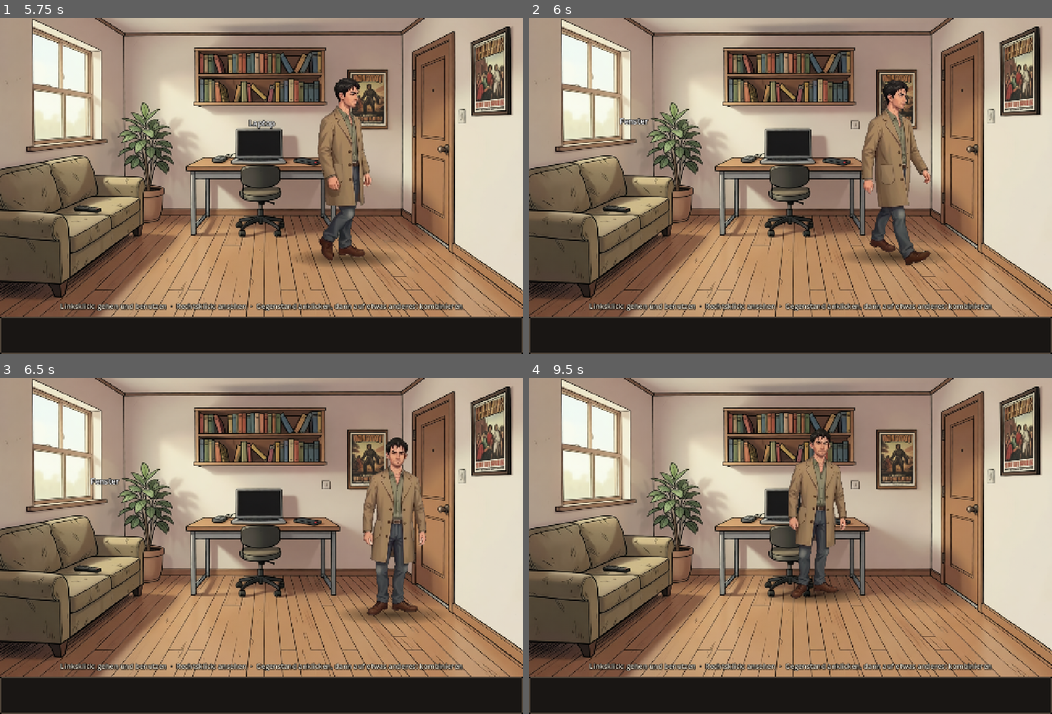
Above: before the commit, frames 1-4 (two rows, left to right).
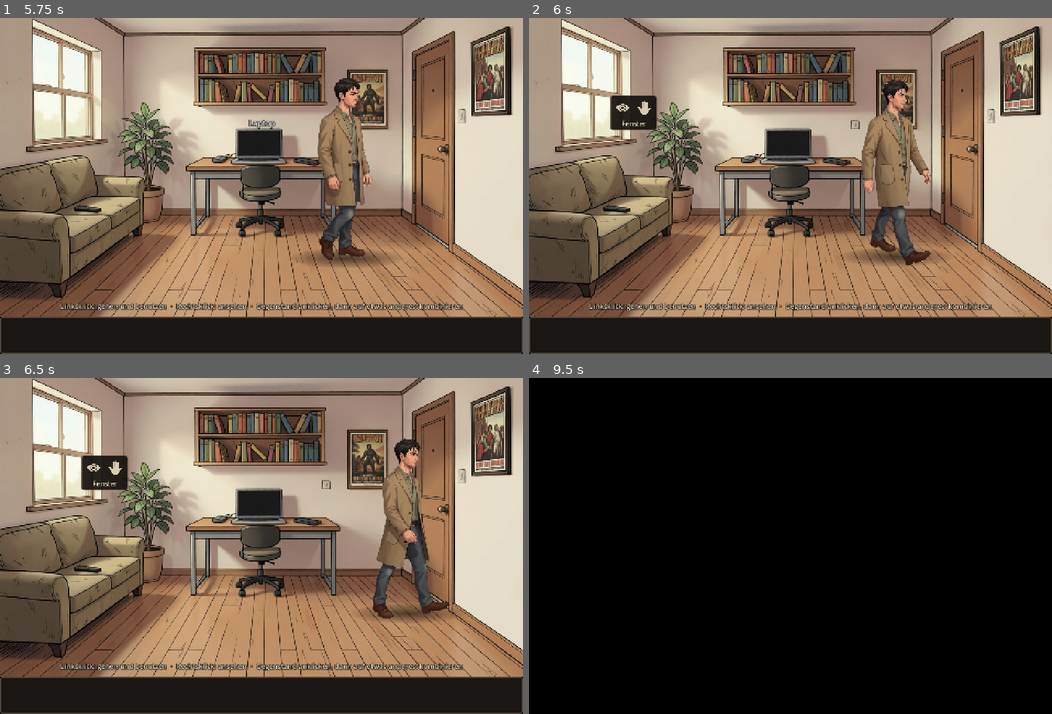
Above: after the commit, the same moments.

Repository: StefanMenne/kyphi
Game: Godot game, scene res://game/main.tscn
The game is run twice, just before and just after one commit, with the same random seed, the same clock (stepped at 60 frames per second) and the same inputs.
Inputs (mouse positions are in pixels of both pictures, inside the frame that each line leads up to):
- Up to frame 1 (5.75 s): click "Neues Spiel" at 0.5 s; tap Enter at 1.25 s; move the mouse to (376, 169) at 1.27 s; click (376, 169) at 1.42 s; move the mouse to (156, 202) at 2.02 s; click (156, 202) at 2.17 s; move the mouse to (313, 112) at 2.77 s; click (313, 112) at 2.92 s; tap Space at 3.5 s; move the mouse to (235, 253) at 3.52 s; click (235, 253) at 3.67 s; move the mouse to (418, 236) at 4.27 s; click (418, 236) at 4.42 s; tap Escape at 4.9 s; click "Weiterspielen" at 5 s
- Up to frame 2 (6 s): move the mouse to (633, 135) at 5.77 s; click (633, 135) at 5.92 s
- Up to frame 3 (6.5 s): no input
- Up to frame 4 (9.5 s): click (623, 468) at 6.52 s; move the mouse to (816, 546) at 7.27 s; click (816, 546) at 7.42 s; move the mouse to (712, 462) at 8.02 s; click (712, 462) at 8.17 s; move the mouse to (905, 529) at 8.77 s; click (905, 529) at 8.92 s

Frame 1 is identical in both runs. In frame 2, 1.1% of the frame differs, in the area x 15-77%, y 19-70%; in frame 3, 5.2%; in frame 4, 98%, in the area x 0-100%, y 0-100%.

Commit message:
Action menus with verb icons for hotspots and inventory
Left click on an object, person or inventory item opens a small menu:
look plus use, take or talk. Doors and passages are used directly.

Co-Authored-By: Claude Opus 5.5 <noreply@anthropic.com>

Diff:
--- a/assets/catalog.json
+++ b/assets/catalog.json
@@ -1092,5 +1092,26 @@
     }
    }
   }
+ },
+ "ui": {
+  "verbs": {
+   "look": {
+    "name": "Ansehen",
+    "icon": "ui/verb_look.png"
+   },
+   "use": {
+    "name": "Benutzen",
+    "icon": "ui/verb_use.png"
+   },
+   "talk": {
+    "name": "Sprechen",
+    "icon": "ui/verb_talk.png"
+   },
+   "take": {
+    "name": "Nehmen",
+    "icon": "ui/verb_take.png"
+   }
+  },
+  "note": "Verb-Icons fürs Aktionsmenü: weiße Glyphe mit Alpha, im Spiel eingefärbt"
  }
 }
--- a/assets/provenance.json
+++ b/assets/provenance.json
@@ -1155,5 +1155,39 @@
     }
    }
   }
+ },
+ "ui": {
+  "verb_look": {
+   "tool": "flux2-klein",
+   "job_id": "1b2173dede50",
+   "seed": 100,
+   "size": "512x512",
+   "prompt": "A single simple user-interface icon of a human eye, bold warm cream-white glyph with clean thick strokes, flat, no shading, centered, generous margin, pure solid black background, no text, no frame",
+   "post": "Helligkeit als Alphakanal (Glyphe weiß), zugeschnitten, quadratisch auf 96x96 skaliert"
+  },
+  "verb_use": {
+   "tool": "flux2-klein",
+   "job_id": "a3c541ae7d1d",
+   "seed": 200,
+   "size": "512x512",
+   "prompt": "A single simple user-interface icon of an open hand with the palm facing forward, reaching out to use something, bold warm cream-white glyph with clean thick strokes, flat, no shading, centered, generous margin, pure solid black background, no text, no frame",
+   "post": "Helligkeit als Alphakanal (Glyphe weiß), zugeschnitten, quadratisch auf 96x96 skaliert"
+  },
+  "verb_talk": {
+   "tool": "flux2-klein",
+   "job_id": "22d9c8fd8c4a",
+   "seed": 300,
+   "size": "512x512",
+   "prompt": "A single simple user-interface icon of a speech bubble with three dots inside, bold warm cream-white glyph with clean thick strokes, flat, no shading, centered, generous margin, pure solid black background, no text, no frame",
+   "post": "Helligkeit als Alphakanal (Glyphe weiß), zugeschnitten, quadratisch auf 96x96 skaliert"
+  },
+  "verb_take": {
+   "tool": "flux2-klein",
+   "job_id": "8a45ca069607",
+   "seed": 502,
+   "size": "512x512",
+   "prompt": "A single simple user-interface icon of a hand grabbing, fingers closing to pick something up, bold warm cream-white glyph with clean thick strokes, flat, no shading, centered, generous margin, pure solid black background, no text, no frame",
+   "post": "Helligkeit als Alphakanal (Glyphe weiß), zugeschnitten, quadratisch auf 96x96 skaliert"
+  }
  }
 }
--- a/game/main.gd
+++ b/game/main.gd
@@ -150,7 +150,7 @@
 	if room == null or not in_game:
 		return
 	_follow()
-	if busy or ui.menu_open():
+	if busy or ui.menu_open() or ui.actions_open():
 		ui.set_hover("")
 		return
 	var text := ""
@@ -175,7 +175,9 @@
 	if not in_game:
 		return
 	if event is InputEventKey and event.pressed and event.keycode == KEY_ESCAPE:
-		if ui.menu_open():
+		if ui.actions_open():
+			ui.hide_actions()
+		elif ui.menu_open():
 			ui.hide_menu()
 		elif not busy:
 			pause_menu()
@@ -192,8 +194,12 @@
 		elif hs:
 			act(hs, "look")
 	elif event.button_index == MOUSE_BUTTON_LEFT:
-		if hs:
+		# Türen und Durchgänge ohne Menü: direkt gehen
+		if hs and (selected != "" or hs["verb"] == "go"):
 			act(hs, "use")
+		elif hs:
+			ui.show_actions(get_viewport().get_mouse_position(), room.display_name(hs), ["look", hs["verb"]],
+				func(v): act(hs, "look" if v == "look" else "use"))
 		else:
 			select_item("")
 			player.walk_to(p)
@@ -230,12 +236,14 @@
 	if busy or not in_game:
 		return
 	if button == MOUSE_BUTTON_RIGHT:
-		player.stop()
-		busy = true
-		await items.look(item)
-		_after_action()
+		await look_item(item)
 	elif selected == "":
-		select_item(item)
+		ui.show_actions(get_viewport().get_mouse_position(), Game.item_name(item), ["look", "use"],
+			func(v):
+				if v == "look":
+					look_item(item)
+				else:
+					select_item(item))
 	elif selected == item:
 		select_item("")
 	else:
@@ -245,6 +253,13 @@
 		select_item("")
 		await items.combine(other, item)
 		_after_action()
+
+
+func look_item(item: String) -> void:
+	player.stop()
+	busy = true
+	await items.look(item)
+	_after_action()
 
 
 func _after_action() -> void:
--- a/game/room.gd
+++ b/game/room.gd
@@ -63,7 +63,15 @@
 ## gesture: "auto" (nach Höhe: "pickup" am Boden, sonst "use") oder "none" (ohne Gegenstand keine Geste,
 ## z. B. Personen und offene Durchgänge)
 func hotspot(hid: String, name: String, area, walk: Vector2, face := "back", gesture := "auto") -> void:
-	hotspots.append({"id": hid, "name": name, "area": area, "walk": walk, "face": face, "gesture": gesture})
+	hotspots.append({"id": hid, "name": name, "area": area, "walk": walk, "face": face, "gesture": gesture,
+		"verb": "use"})
+
+
+## Verb im Aktionsmenü statt "use": hid -> "talk" oder "take" (nur Icon und Text, die Aktion bleibt use());
+## "go" (Türen, Durchgänge) öffnet kein Menü, ein Klick geht direkt.
+func set_verbs(verbs: Dictionary) -> void:
+	for hid in verbs:
+		find_hotspot(hid)["verb"] = verbs[hid]
 
 
 ## Geste beim Benutzen des Hotspots ("" = keine).
--- a/game/rooms/altar_room.gd
+++ b/game/rooms/altar_room.gd
@@ -58,6 +58,7 @@
 		hotspot("panel_%d" % (i + 1), "Holzverkleidung", r, Vector2(r.get_center().x, 474))
 	hotspot("steel_door", "Stahltür mit Kartenleser", layer_rect("steel_door_closed"), Vector2(1864, 476))
 	hotspot("workshop_door", "Tür zur Werkstatt", Rect2(36, 148, 113, 323), Vector2(105, 488), "left")
+	set_verbs({"workshop_door": "go"})
 
 
 func refresh() -> void:
--- a/game/rooms/apartment.gd
+++ b/game/rooms/apartment.gd
@@ -28,6 +28,7 @@
 	hotspot("dictaphone", "Diktiergerät", layer_rect("dictaphone"), Vector2(790, 565))
 	hotspot("remote", "Fernbedienung", layer_rect("remote"), Vector2(420, 620), "left")
 	hotspot("door", "Wohnungstür", Rect2(1060, 40, 110, 560), Vector2(1095, 620))
+	set_verbs({"door": "go", "dictaphone": "take"})
 
 
 func refresh() -> void:
--- a/game/rooms/depot.gd
+++ b/game/rooms/depot.gd
@@ -39,6 +39,7 @@
 	hotspot("box", "Hollmanns Kiste", layer_rect("hollmann_box"), Vector2(1140, 548), "right")
 	hotspot("switch", "Lichtschalter mit Zeitschaltuhr", Rect2(1563, 252, 55, 32), Vector2(1560, 515))
 	hotspot("stairs", "Treppe nach oben", Rect2(1623, 143, 343, 390), Vector2(1665, 540), "right", "none")
+	set_verbs({"stairs": "go"})
 
 
 func lit() -> bool:
--- a/game/rooms/lobby.gd
+++ b/game/rooms/lobby.gd
@@ -42,6 +42,7 @@
 	hotspot("portal", "Eingangsportal (nach Hause)", Rect2(1577, 85, 246, 370), Vector2(1700, 468), "back", "none")
 	hotspot("painting", "Gemälde", Rect2(1946, 133, 102, 159), Vector2(1800, 520), "right")
 	hotspot("stairs_door", "Tür zum Keller", Rect2(85, 118, 120, 356), Vector2(150, 488))
+	set_verbs({"ackermann": "talk", "workshop_door": "go", "portal": "go", "stairs_door": "go", "glass_door": "go"})
 
 
 func _process(dt: float) -> void:
--- a/game/rooms/workshop.gd
+++ b/game/rooms/workshop.gd
@@ -39,8 +39,10 @@
 	for item in TOOLS:
 		var t: Array = TOOLS[item]
 		hotspot(item, t[1], layer_rect(t[0]), Vector2(t[2], 492))
+		set_verbs({item: "take"})
 	hotspot("lobby_door", "Tür zur Lobby", Rect2(92, 92, 118, 420), Vector2(165, 535), "left")
 	hotspot("altar_door", "Tür zum Altarraum", Rect2(1172, 92, 112, 428), Vector2(1205, 548), "right")
+	set_verbs({"lobby_door": "go", "altar_door": "go"})
 
 
 func refresh() -> void:
--- a/game/ui.gd
+++ b/game/ui.gd
@@ -1,6 +1,6 @@
 class_name GameUI
 extends CanvasLayer
-## Oberfläche: Untertitel, Hover-Text, Inventarleiste, Antwortauswahl, Notizen, Blenden, Menüs.
+## Oberfläche: Untertitel, Hover-Text, Inventarleiste, Aktionsmenü, Antwortauswahl, Notizen, Blenden, Menüs.
 
 signal advanced(seq: int)
 signal chosen(index: int)
@@ -10,6 +10,9 @@
 const VIEW_H := 768.0
 const PER_PAGE := 12
 const SLOT := 80.0
+## Verben im Aktionsmenü (Icon in assets/ui/verb_<id>.png)
+const VERBS := {"look": "Ansehen", "use": "Benutzen", "talk": "Sprechen", "take": "Nehmen"}
+const VERB_BTN := 52.0
 
 var main: Node
 var hover: Label
@@ -30,6 +33,12 @@
 var menu_panel: PanelContainer
 var menu_box: VBoxContainer
 var title_layer: Control
+var actions: PanelContainer
+var actions_row: HBoxContainer
+var actions_caption: Label
+var actions_closer: Control
+var _actions_title := ""
+var _verb_icons := {}
 var hover_item := ""
 var _seq := 0
 
@@ -150,6 +159,30 @@
 	menu_box.add_theme_constant_override("separation", 10)
 	menu_panel.add_child(menu_box)
 	root.add_child(menu_panel)
+
+	actions_closer = Control.new()
+	actions_closer.set_anchors_preset(Control.PRESET_FULL_RECT)
+	actions_closer.visible = false
+	actions_closer.gui_input.connect(func(e):
+		if e is InputEventMouseButton and e.pressed:
+			hide_actions())
+	root.add_child(actions_closer)
+	actions = PanelContainer.new()
+	actions.add_theme_stylebox_override("panel", _box(Color(0.08, 0.07, 0.06, 0.92), Color(0.45, 0.38, 0.3), 6))
+	actions.visible = false
+	var col := VBoxContainer.new()
+	col.add_theme_constant_override("separation", 2)
+	actions.add_child(col)
+	actions_row = HBoxContainer.new()
+	actions_row.add_theme_constant_override("separation", 4)
+	actions_row.alignment = BoxContainer.ALIGNMENT_CENTER
+	col.add_child(actions_row)
+	actions_caption = _label(17, Color(0.95, 0.9, 0.8), 4)
+	actions_caption.horizontal_alignment = HORIZONTAL_ALIGNMENT_CENTER
+	col.add_child(actions_caption)
+	root.add_child(actions)
+	for v in VERBS:
+		_verb_icons[v] = load("res://assets/ui/verb_%s.png" % v)
 
 	cursor_icon = TextureRect.new()
 	cursor_icon.mouse_filter = Control.MOUSE_FILTER_IGNORE
@@ -248,6 +281,60 @@
 		main.on_item_clicked(item, event.button_index)
 
 
+# Aktionsmenü
+
+## Kleines Menü über dem Punkt pos: ein Icon je Verb, darunter der Name bzw. das Verb unter der Maus.
+## on_pick bekommt das gewählte Verb.
+func show_actions(pos: Vector2, title: String, verbs: Array, on_pick: Callable) -> void:
+	for c in actions_row.get_children():
+		c.queue_free()
+	for v in verbs:
+		var b := Button.new()
+		b.icon = _verb_icons[v]
+		b.expand_icon = true
+		b.icon_alignment = HORIZONTAL_ALIGNMENT_CENTER
+		b.custom_minimum_size = Vector2(VERB_BTN, VERB_BTN)
+		b.focus_mode = Control.FOCUS_NONE
+		b.tooltip_text = ""
+		var plain := StyleBoxFlat.new()
+		plain.bg_color = Color(0, 0, 0, 0)
+		plain.set_content_margin_all(6)
+		var lit := _box(Color(0.45, 0.36, 0.22, 0.6), Color(0.85, 0.7, 0.4), 6)
+		lit.set_corner_radius_all(26)
+		b.add_theme_stylebox_override("normal", plain)
+		b.add_theme_stylebox_override("hover", lit)
+		b.add_theme_stylebox_override("pressed", lit)
+		b.add_theme_color_override("icon_normal_color", Color(0.85, 0.8, 0.7))
+		b.add_theme_color_override("icon_hover_color", Color(1, 0.88, 0.55))
+		b.mouse_entered.connect(func(): actions_caption.text = VERBS[v])
+		b.mouse_exited.connect(func(): actions_caption.text = _actions_title)
+		b.pressed.connect(func():
+			hide_actions()
+			on_pick.call(v))
+		actions_row.add_child(b)
+	_actions_title = title
+	actions_caption.text = title
+	actions_closer.visible = true
+	actions.visible = true
+	actions.reset_size()
+	await get_tree().process_frame
+	var sz := actions.get_combined_minimum_size()
+	actions.size = sz
+	var y := pos.y - sz.y - 14
+	if y < 8:
+		y = pos.y + 24
+	actions.position = Vector2(clampf(pos.x - sz.x / 2, 8, W - sz.x - 8), minf(y, H - sz.y - 8))
+
+
+func hide_actions() -> void:
+	actions.visible = false
+	actions_closer.visible = false
+
+
+func actions_open() -> bool:
+	return actions.visible
+
+
 # Untertitel und Warten
 
 func show_line(text: String, color: Color, anchor) -> void:
Binary file added: assets/ui/verb_look.png
Not shown, added: assets/ui/verb_look.png.import
Binary file added: assets/ui/verb_take.png
Not shown, added: assets/ui/verb_take.png.import
Binary file added: assets/ui/verb_talk.png
Not shown, added: assets/ui/verb_talk.png.import
Binary file added: assets/ui/verb_use.png
Not shown, added: assets/ui/verb_use.png.import
Not shown, changed: README.md
